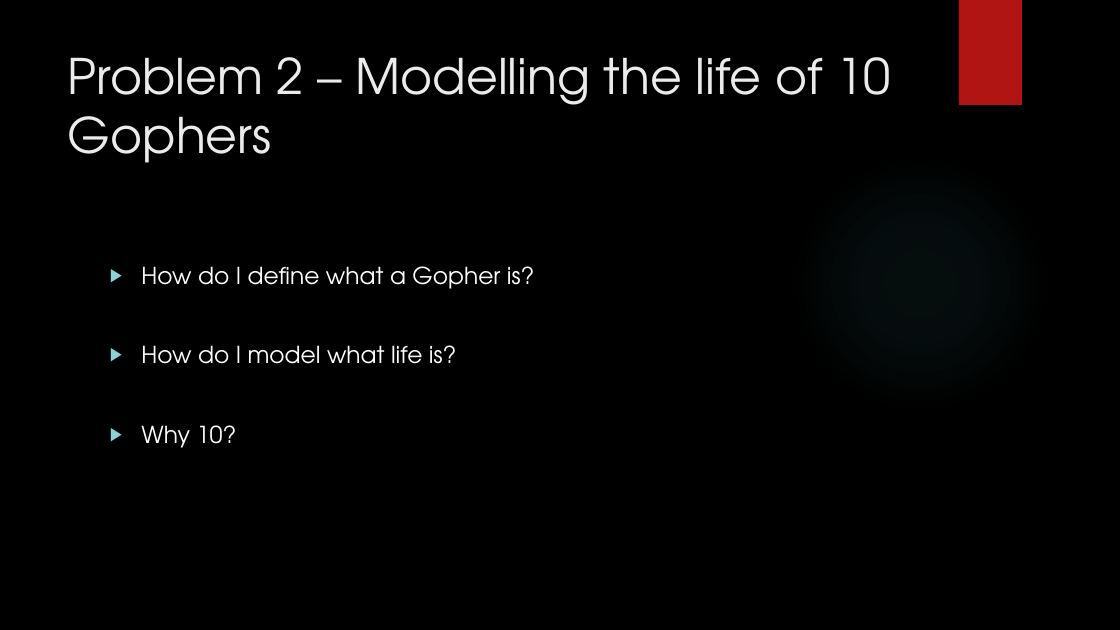
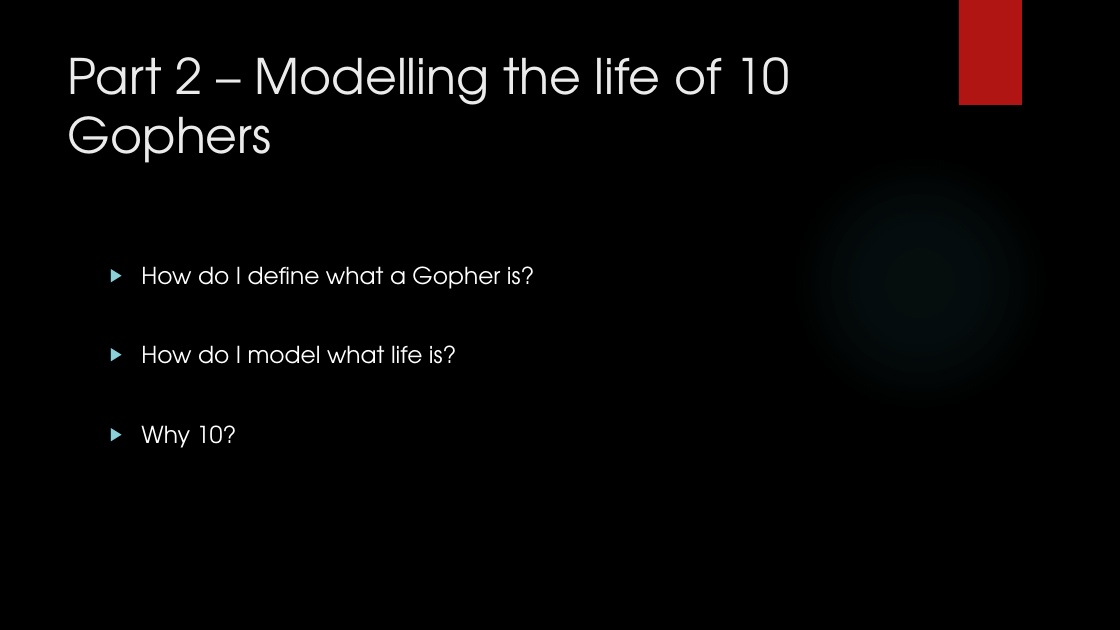
Before and after one commit to jaminologist/GopherLife, a slide deck: slide 9 of GopherLife.pptx. Drawn at 1120x630 pixels with LibreOffice and Linux fonts; fonts in the diff are those of the drawing; background and template pictures are left out. Boxes give left, top, right and bottom in pixels: in the first picture for what was removed or moved away, otherwise in the second. Text is boxed around its words. In the diff, an @@ line names an element or a change of style, - is before the commit and + after.

```diff
--- a/GopherLife.pptx
+++ b/GopherLife.pptx
@@ title at bbox=[68, 57, 789, 163]: text changed @@
-Problem 2 – Modelling the life of 10 Gophers
+Part 2 – Modelling the life of 10 Gophers
```
Also in this commit, not shown: 2 other slides changed, 4 slides added, 7 slides removed, 4 other files.
